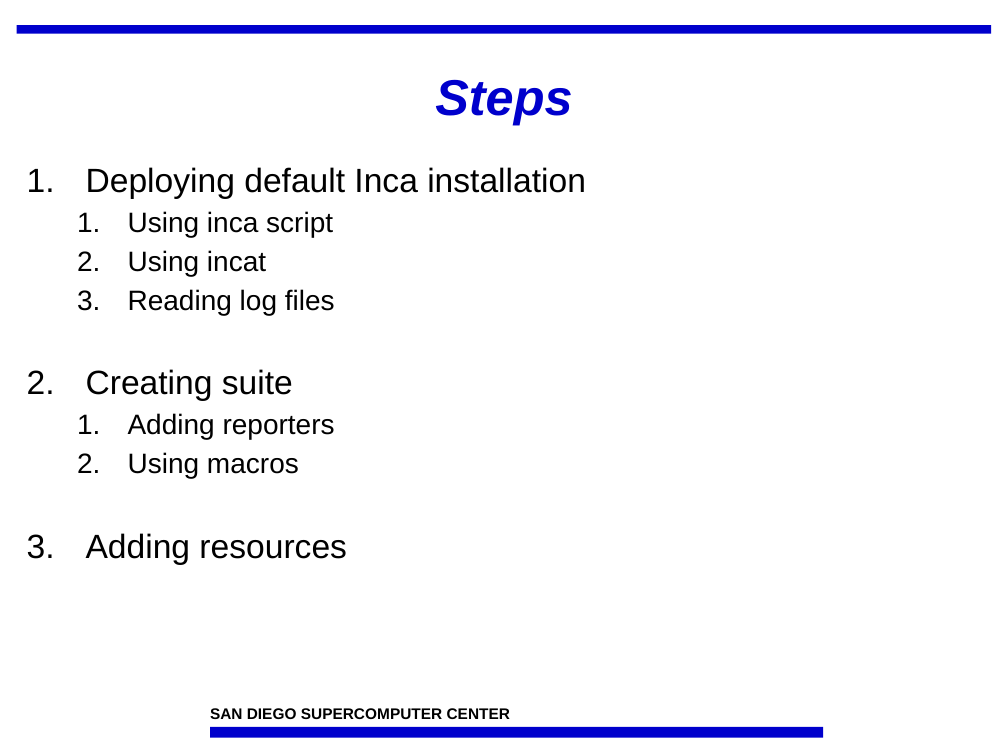
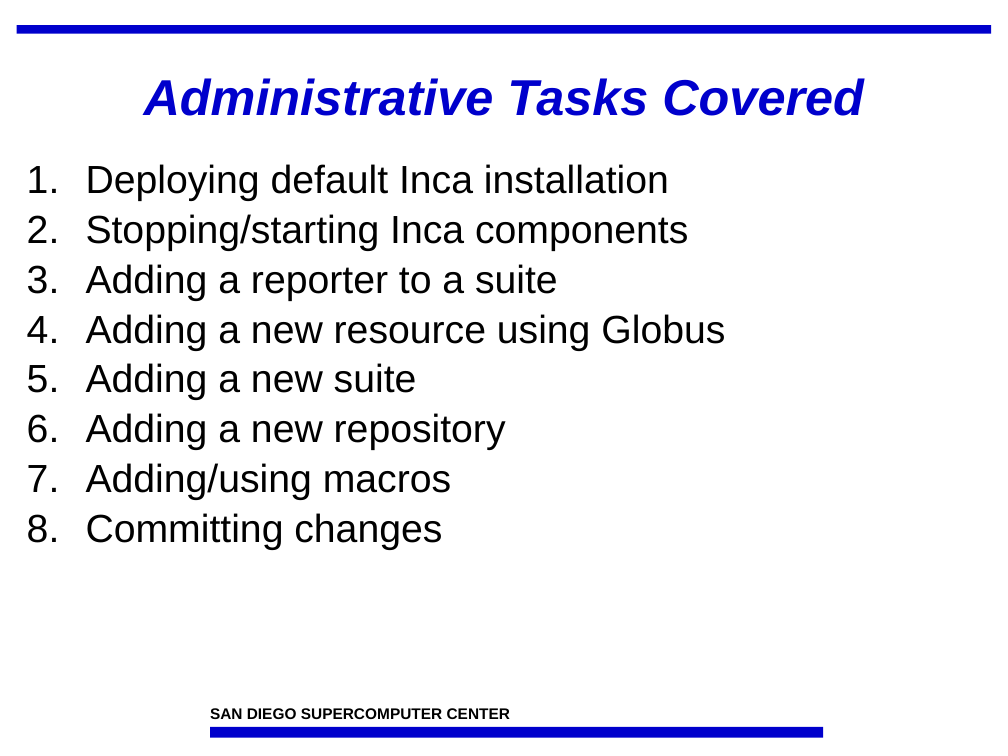
Before and after one commit to IncaProject/inca-xsede, a slide deck: slide 2 of talks/feb-06-workshop/deploy1.ppt. Drawn at 1008x756 pixels with LibreOffice and Linux fonts; fonts in the diff are those of the drawing; background and template pictures are left out. Boxes give left, top, right and bottom in pixels: in the first picture for what was removed or moved away, otherwise in the second. Text is boxed around its words. In the diff, an @@ line names an element or a change of style, - is before the commit and + after.

```diff
--- a/talks/feb-06-workshop/deploy1.ppt
+++ b/talks/feb-06-workshop/deploy1.ppt
@@ title at (144,78,864,116): text changed @@
-Steps
+Administrative Tasks Covered
@@ text at (86,164,669,201): size 24 to 28 pt in "Deploying default Inca installation"; line spacing 0.95 to 0.85; more space between paragraphs @@
@@ text at (86,214,725,550): text changed; size 20 to 28 pt @@
-  1. Using inca script
-  2. Using incat
-  3. Reading log files
-2. Creating suite
-  1. Adding reporters
-  2. Using macros
-3. Adding resources
+2. Stopping/starting Inca components
+3. Adding a reporter to a suite
+4. Adding a new resource using Globus
+5. Adding a new suite
+6. Adding a new repository
+7. Adding/using macros
+8. Committing changes
```
Also in this commit, not shown: 19 other slides changed, 1 slide added.
